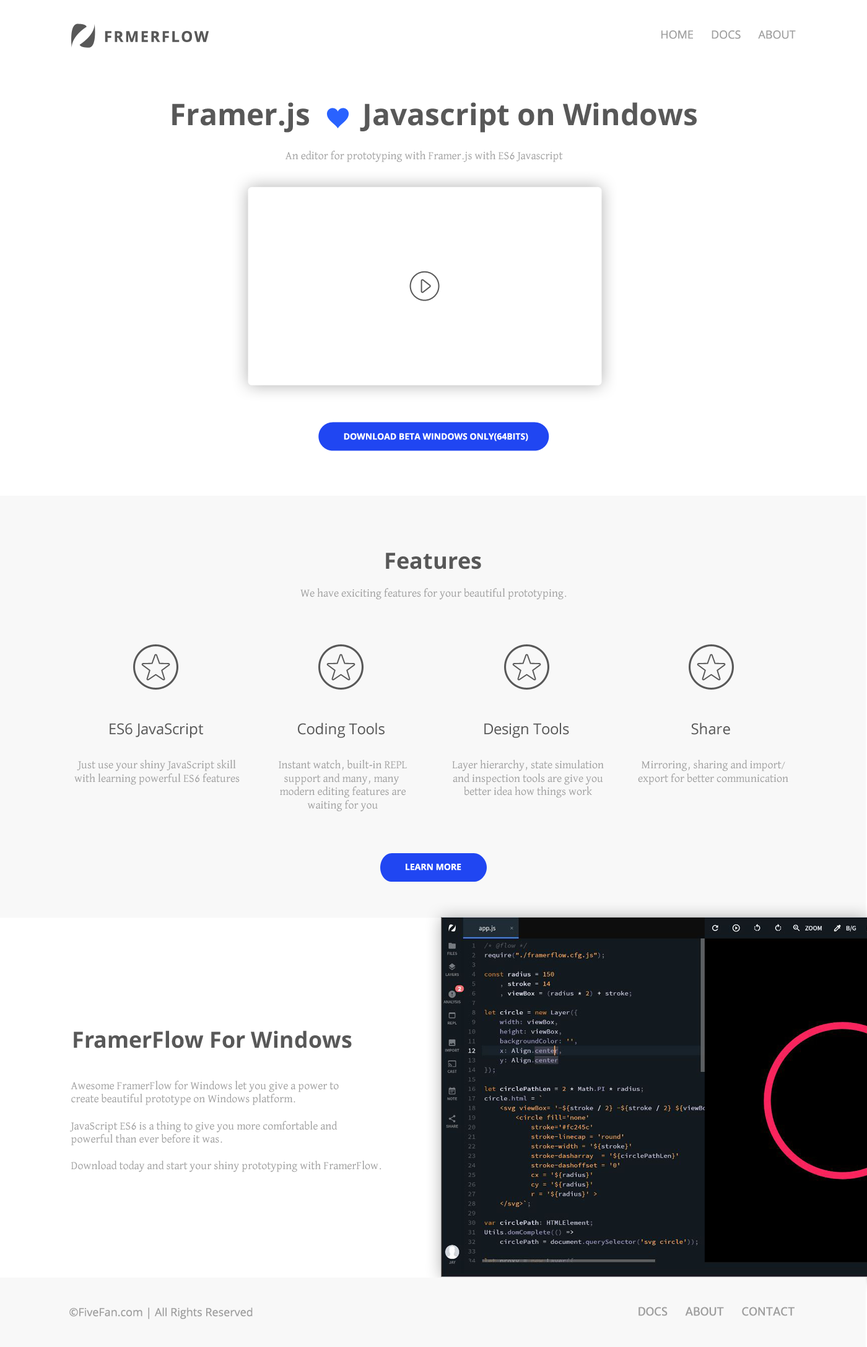
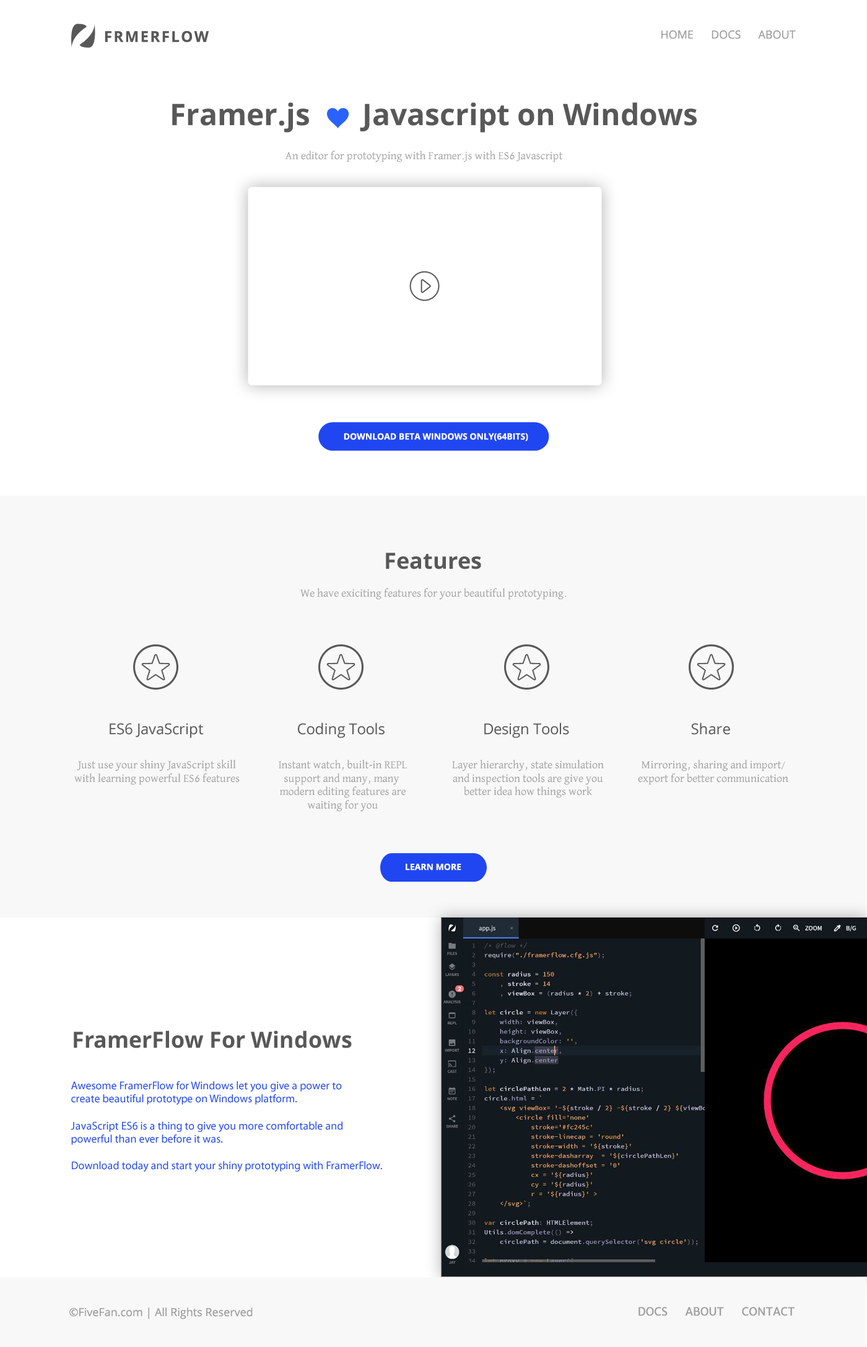
Layered file, before and after one edit (867 × 1347). Changes by layer:
painted on "Awesome FramerFlow for Windows let you give a power to create b" over (x1=69, y1=1080, x2=383, y2=1172)
